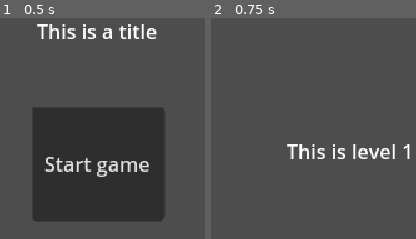
Above: before the commit, frames 1-2 (left to right).
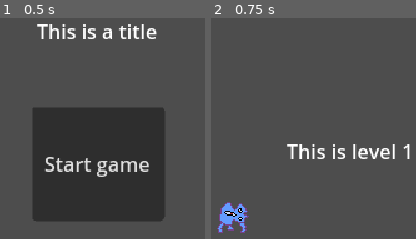
Above: after the commit, the same moments.

Repository: yndajas/ludum-dare-54
Game: Godot game, scene res://main_menu.tscn
Two runs of this game, one before a commit and one after it. Both use one fixed random seed, a clock stepped at 60 frames per second and the inputs below.
Inputs:
- Up to frame 1 (0.5 s): no input
- Up to frame 2 (0.75 s): click "Start game" at 0.5 s

Frame 1 is identical in both runs. In frame 2, 1.4% of the frame differs, in the area x 2-19%, y 83-98%.

Commit message:
Add player sprite to level 1
The player node will shift out of level 1 later, with instances added to
each level

This includes the Aseprite file, the PNG exported from Aseprite, and
changes to the level 1 scene of the Godot project to include it within
the game (or at least level 1 for now)

Diff:
--- a/level_1.tscn
+++ b/level_1.tscn
@@ -1,4 +1,32 @@
-[gd_scene format=3 uid="uid://275i0f2dku1u"]
+[gd_scene load_steps=6 format=3 uid="uid://275i0f2dku1u"]
+
+[ext_resource type="Texture2D" uid="uid://diytwa18q1sy0" path="res://player.png" id="1_xmrtm"]
+
+[sub_resource type="AtlasTexture" id="AtlasTexture_fmbuc"]
+atlas = ExtResource("1_xmrtm")
+region = Rect2(0, 0, 32, 32)
+
+[sub_resource type="AtlasTexture" id="AtlasTexture_b5m5d"]
+atlas = ExtResource("1_xmrtm")
+region = Rect2(32, 0, 32, 32)
+
+[sub_resource type="SpriteFrames" id="SpriteFrames_yevyp"]
+animations = [{
+"frames": [{
+"duration": 1.0,
+"texture": SubResource("AtlasTexture_fmbuc")
+}, {
+"duration": 1.0,
+"texture": SubResource("AtlasTexture_b5m5d")
+}],
+"loop": true,
+"name": &"default",
+"speed": 5.0
+}]
+
+[sub_resource type="CapsuleShape2D" id="CapsuleShape2D_d60yk"]
+radius = 13.0
+height = 26.0
 
 [node name="Level1" type="Node2D"]
 
@@ -8,3 +36,13 @@
 offset_right = 454.0
 offset_bottom = 166.0
 text = "This is level 1"
+
+[node name="CharacterBody2D" type="CharacterBody2D" parent="."]
+
+[node name="AnimatedSprite2D" type="AnimatedSprite2D" parent="CharacterBody2D"]
+position = Vector2(258, 188)
+sprite_frames = SubResource("SpriteFrames_yevyp")
+
+[node name="CollisionShape2D" type="CollisionShape2D" parent="CharacterBody2D"]
+position = Vector2(258, 191)
+shape = SubResource("CapsuleShape2D_d60yk")
Binary file added: player.aseprite
Binary file added: player.png
Not shown, added: player.png.import
